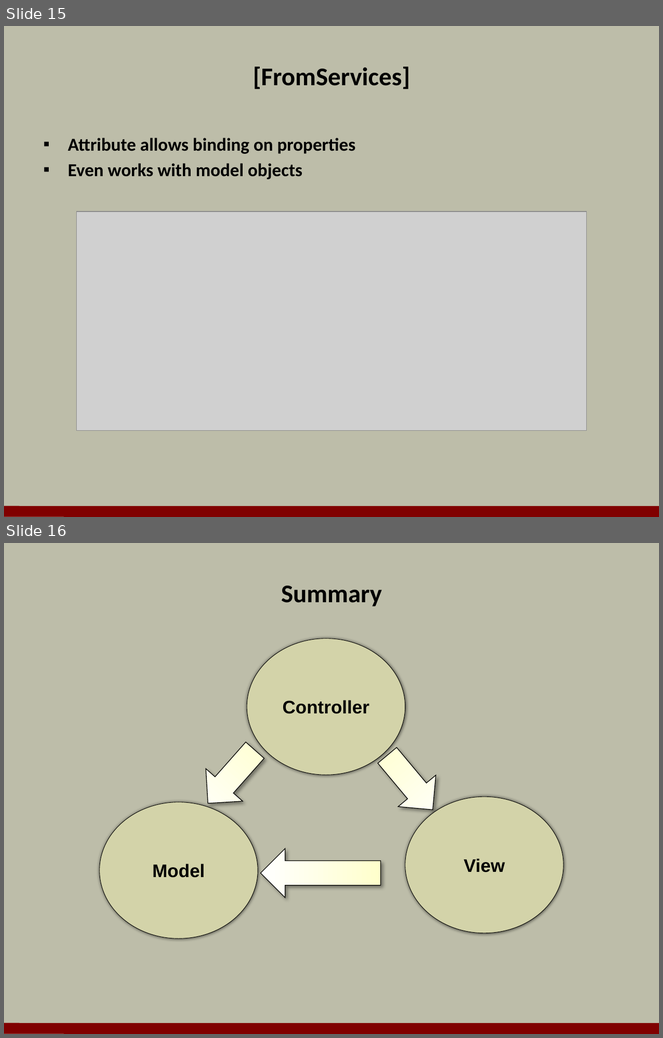
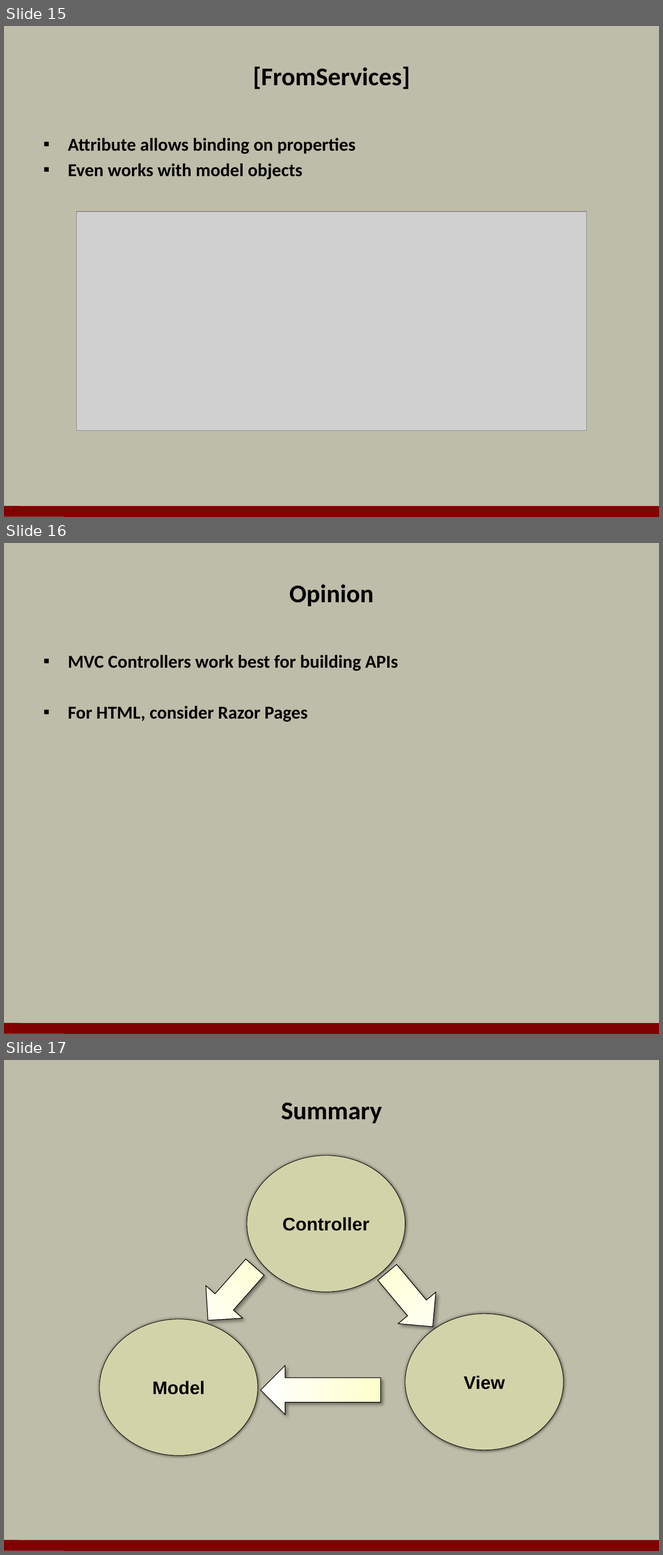
Before and after one commit to OdeToCode/classes, a slide deck: aspnet5/slides/04_Controllers.pptx. Shown one above the other, each under a label of ours: slides 15 and 16 before the commit, slides 15, 16 and 17 after it. The pictures are 663x1038 and 663x1555 pixels, drawn with LibreOffice and Linux fonts; fonts in the diff are those of the drawing; grey boxes stand for pictures; background and template pictures are left out. Boxes give left, top, right and bottom in pixels: in the first picture for what was removed or moved away, otherwise in the second. Text is boxed around its words. In the diff, an @@ line names an element or a change of style, - is before the commit and + after.

```diff
--- a/aspnet5/slides/04_Controllers.pptx
+++ b/aspnet5/slides/04_Controllers.pptx
@@ slide 16 added at (4,543,659,1034), background #BDBDA9; not listed: 1 template element that a slide beside it also shows @@
@@ title added at (289,584,374,606), 28 pt, text #000000, bold @@
+Opinion
@@ text added at (68,655,398,722), 20 pt, text #000000, bold @@
+▪ MVC Controllers work best for building APIs
+▪ For HTML, consider Razor Pages
@@ what was slide 16 is now slide 17 @@
```
Also in this commit, not shown: 3 other files.
